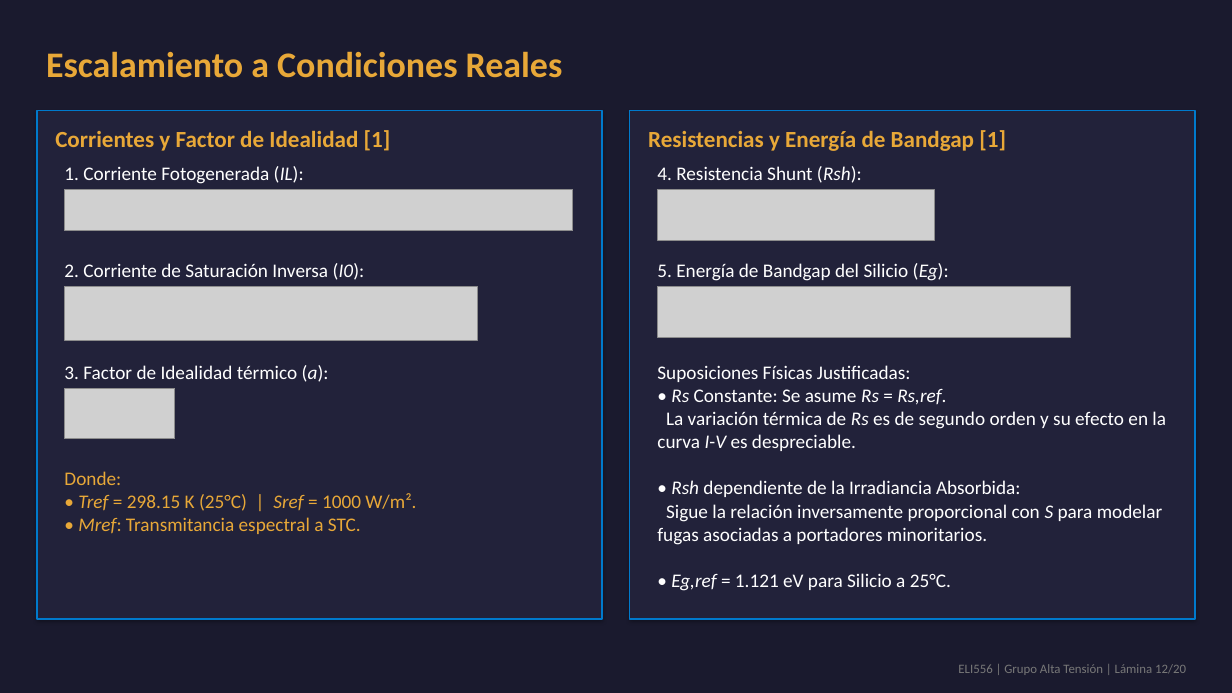
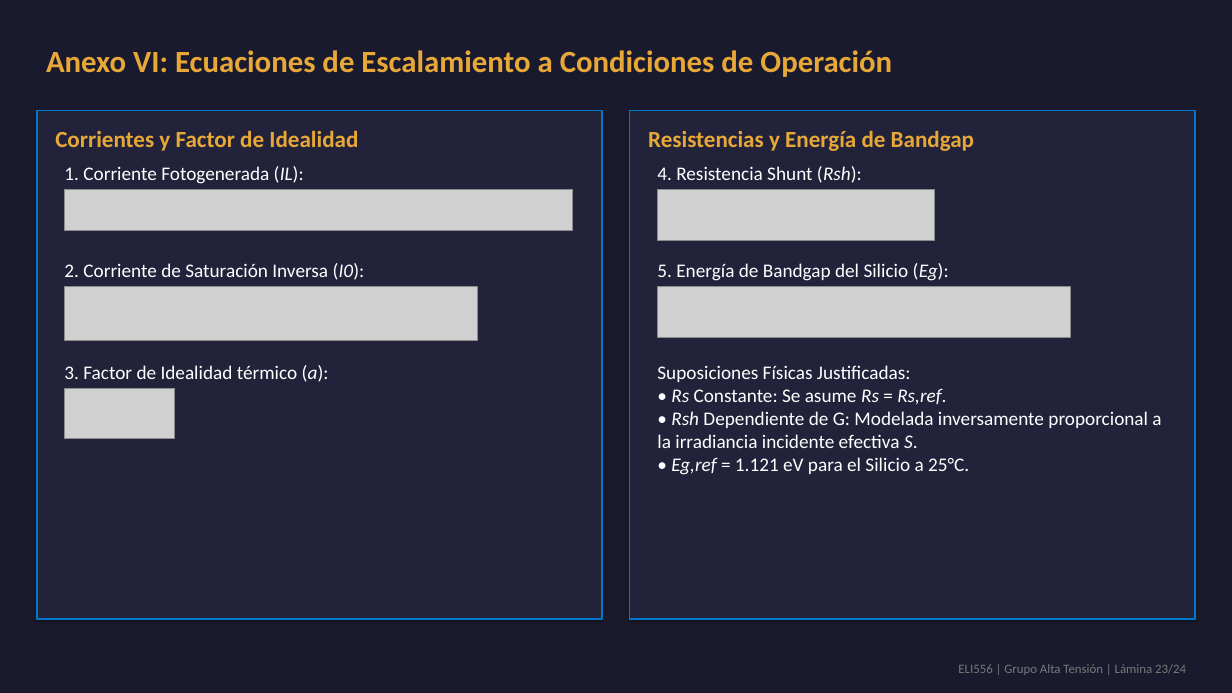
Before and after one commit to theChosen16/t2-paneles, a slide deck: slide 23 of output/Presentacion_Final_ELI556_Atacama.pptx (slide 12 before the commit). Drawn at 1232x693 pixels with LibreOffice and Linux fonts; fonts in the diff are those of the drawing; grey boxes stand for pictures. Boxes give left, top, right and bottom in pixels: in the first picture for what was removed or moved away, otherwise in the second. Text is boxed around its words. In the diff, an @@ line names an element or a change of style, - is before the commit and + after.

```diff
--- a/output/Presentacion_Final_ELI556_Atacama.pptx
+++ b/output/Presentacion_Final_ELI556_Atacama.pptx
@@ text at (46, 50, 892, 77): text changed; size 28 to 24 pt @@
-Escalamiento a Condiciones Reales
+Anexo VI: Ecuaciones de Escalamiento a Condiciones de Operación
@@ text at (55, 131, 358, 151): text changed @@
-Corrientes y Factor de Idealidad [1]
+Corrientes y Factor de Idealidad
@@ text at (648, 131, 974, 151): text changed @@
-Resistencias y Energía de Bandgap [1]
+Resistencias y Energía de Bandgap
@@ text at (657, 411, 1161, 475): text changed @@
-La variación térmica de Rs es de segundo orden y su efecto en la curva I-V es despreciable.
-• Rsh dependiente de la Irradiancia Absorbida:
-Sigue la relación inversamente proporcional con S para modelar fugas asociadas a portadores minoritarios.
-• Eg,ref = 1.121 eV para Silicio a 25°C.
+• Rsh Dependiente de G: Modelada inversamente proporcional a la irradiancia incidente efectiva S.
+• Eg,ref = 1.121 eV para el Silicio a 25°C.
@@ text removed at (64, 471, 416, 534) @@
-Donde:
-• Tref = 298.15 K (25°C) | Sref = 1000 W/m².
-• Mref: Transmitancia espectral a STC.
@@ text at (958, 664, 1186, 675): text changed @@
-ELI556 | Grupo Alta Tensión | Lámina 12/20
+ELI556 | Grupo Alta Tensión | Lámina 23/24
```
Also in this commit, not shown: 16 other slides changed, 7 slides added, 3 slides removed, 29 other files.
